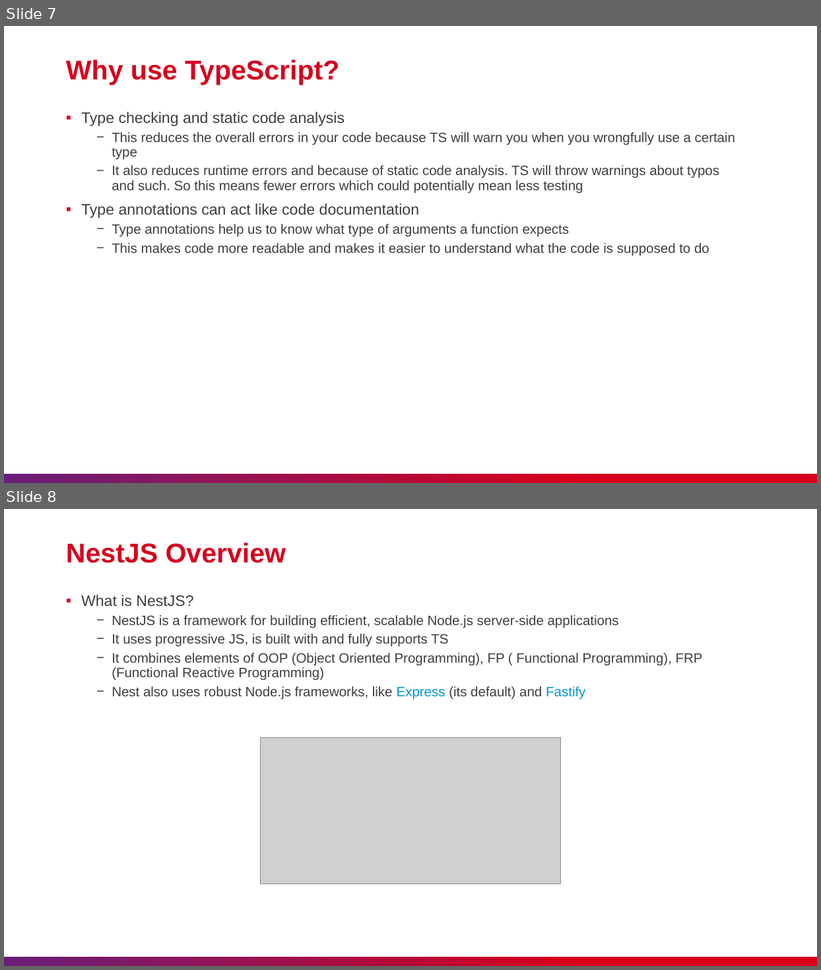
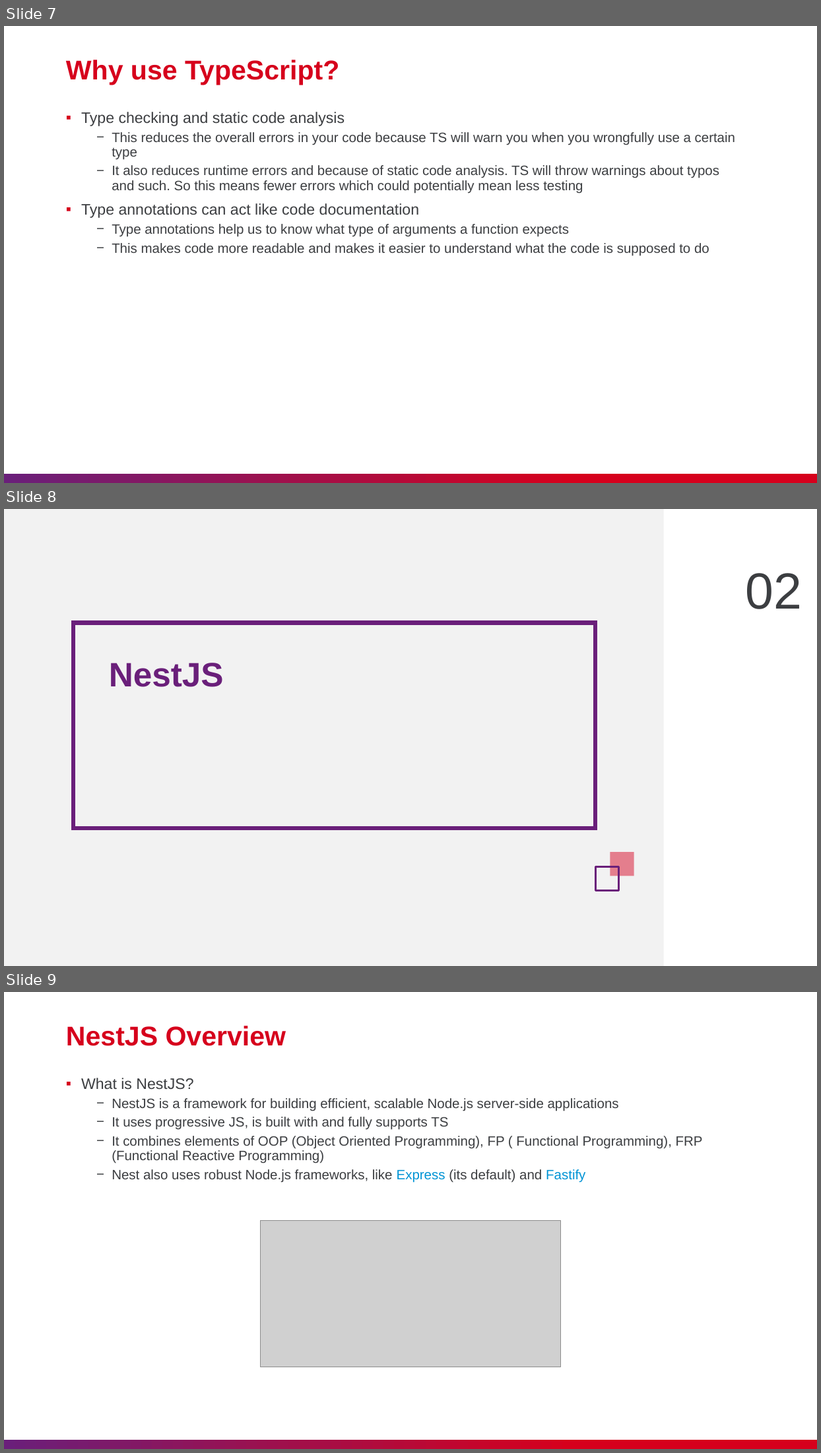
Before and after one commit to nashtech-garage/nodejs-nestjs-training, a slide deck: slide/NT_NestJS_Training.pptx. Shown one above the other, each under a label of ours: slides 7 and 8 before the commit, slides 7, 8 and 9 after it. The pictures are 821x970 and 821x1453 pixels, drawn with LibreOffice and Linux fonts; fonts in the diff are those of the drawing; grey boxes stand for pictures. Boxes give left, top, right and bottom in pixels: in the first picture for what was removed or moved away, otherwise in the second. Text is boxed around its words. In the diff, an @@ line names an element or a change of style, - is before the commit and + after.

```diff
--- a/slide/NT_NestJS_Training.pptx
+++ b/slide/NT_NestJS_Training.pptx
@@ slide 8 added at box(4, 509, 817, 966), background #FFFFFF @@
@@ rectangle added at box(4, 509, 664, 966), fill #F2F2F2 @@
@@ text added at box(746, 573, 803, 609), 60 pt, text #3C3E41 @@
+02
@@ rectangle added at box(73, 623, 595, 828), outline #D6001C 5 pt @@
@@ text added at box(109, 663, 224, 687), 40 pt, text gradient #6A1F7A to #D6001C, bold @@
+NestJS
@@ rectangle added at box(611, 852, 634, 876), fill #E47E8D @@
@@ rectangle added at box(596, 867, 619, 891), outline #6A1F7A 2.25 pt @@
@@ what was slide 8 is now slide 9 @@
```
Also in this commit, not shown: 1 slide changed.
